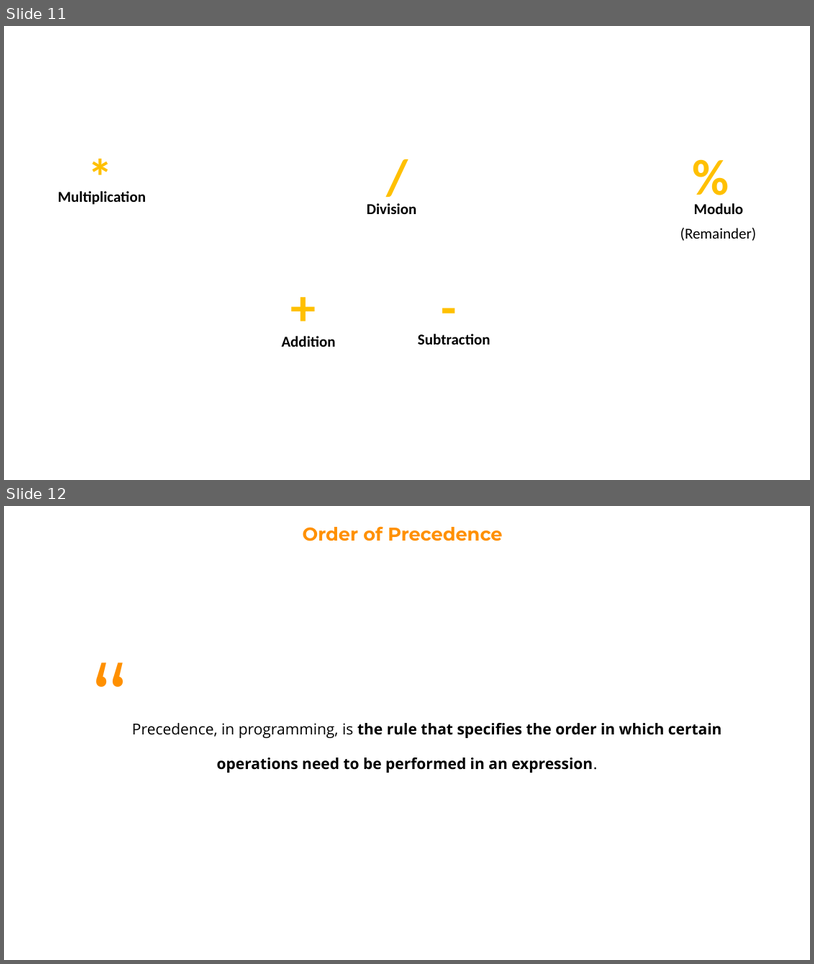
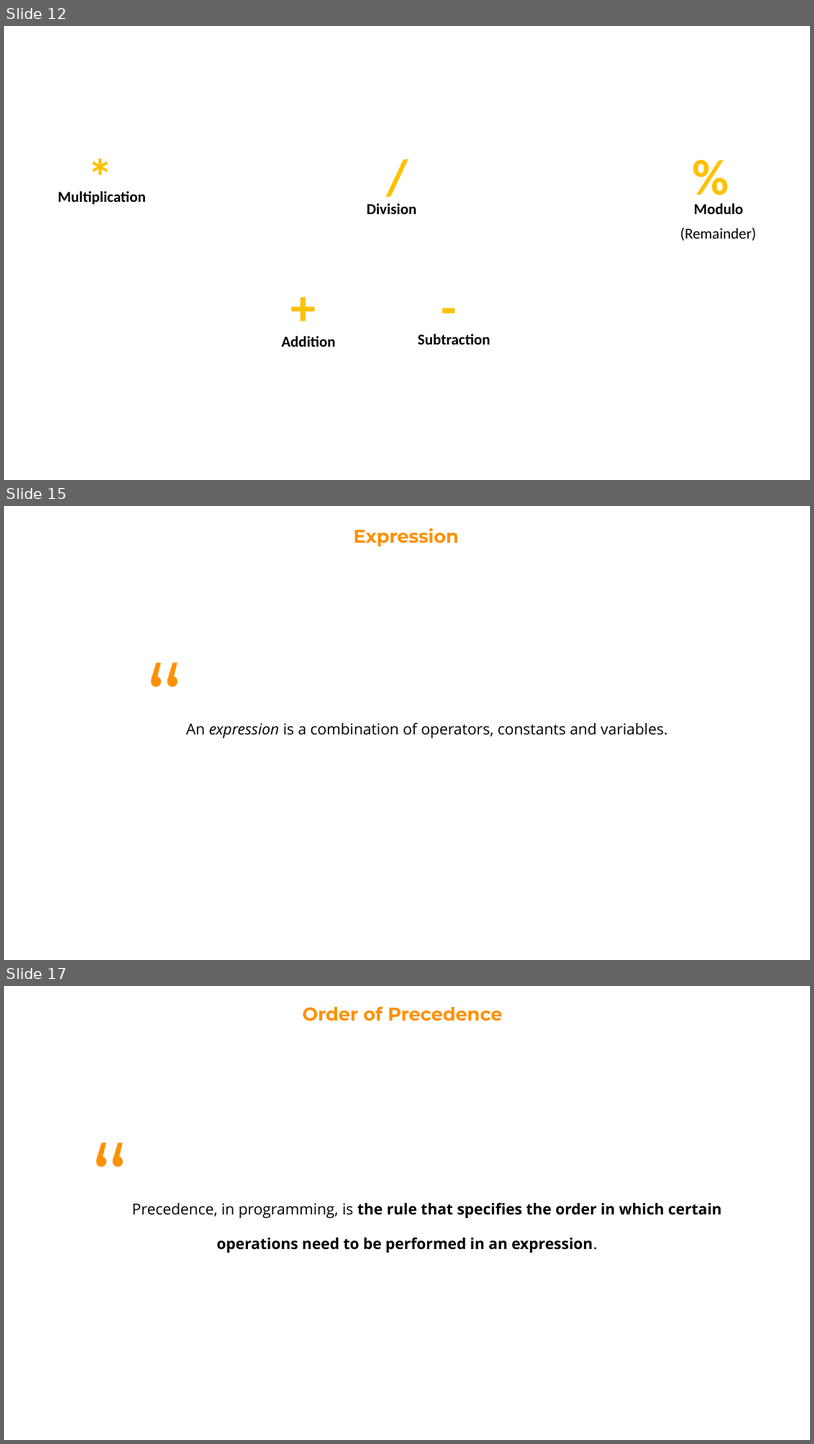
Before and after one commit to Robert-Doe/codeden, a slide deck: 3. Operators.pptx. Shown one above the other, each under a label of ours: slides 11 and 12 before the commit, slides 12, 15 and 17 after it; the slides between them are not shown. The pictures are 814x964 and 814x1444 pixels, drawn with LibreOffice and Linux fonts; fonts in the diff are those of the drawing. Boxes give left, top, right and bottom in pixels: in the first picture for what was removed or moved away, otherwise in the second. Text is boxed around its words. In the diff, an @@ line names an element or a change of style, - is before the commit and + after.

```diff
--- a/3. Operators.pptx
+++ b/3. Operators.pptx
@@ slide 15 added at (4, 506, 810, 960), background #FFFFFF @@
@@ text added at (354, 528, 459, 546), 22 pt, text #FF9000, bold @@
+Expression
@@ text added at (186, 723, 668, 738), 18 pt, text #000000 @@
+“ An expression is a combination of operators, constants and variables.
@@ what was slide 11 is now slide 12 @@
@@ what was slide 12 is now slide 17 @@
```
Also in this commit, not shown: 1 slide changed, 9 other slides added, 37 other files.
